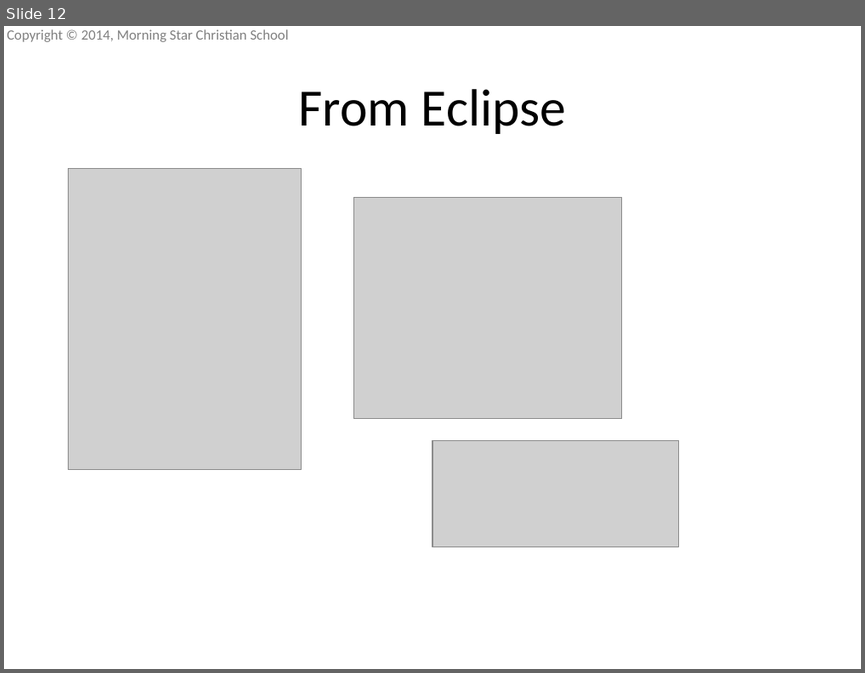
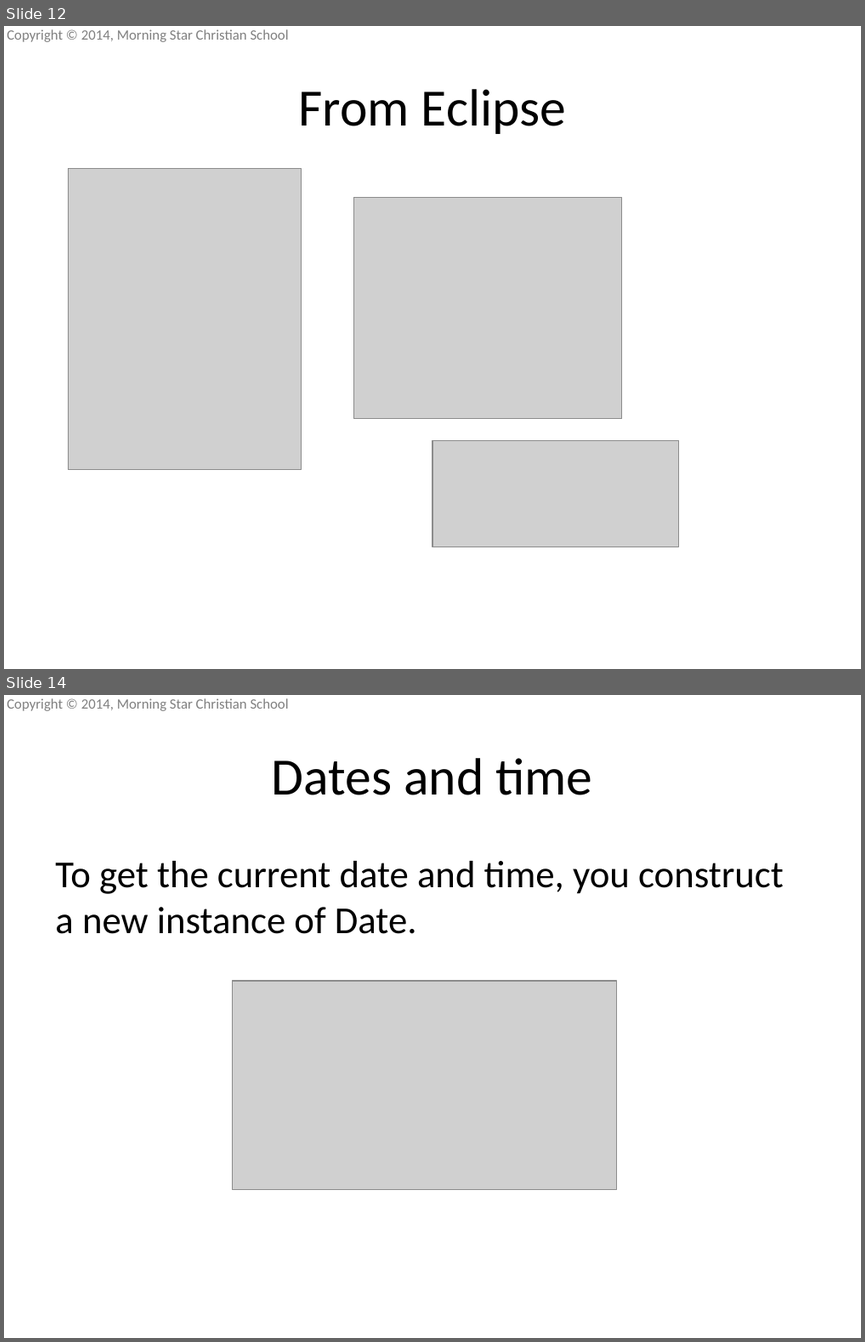
Before and after one commit to mscsbend/presentations, a slide deck: Lesson 5.pptx. Shown one above the other, each under a label of ours: slide 12 before the commit, slides 12 and 14 after it; the slides between them are not shown. The pictures are 865x673 and 865x1342 pixels, drawn with LibreOffice and Linux fonts; fonts in the diff are those of the drawing; grey boxes stand for pictures; background and template pictures are left out. Boxes give left, top, right and bottom in pixels: in the first picture for what was removed or moved away, otherwise in the second. Text is boxed around its words. In the diff, an @@ line names an element or a change of style, - is before the commit and + after.

Commit message:
Added Date and times and method overloading

```diff
--- a/Lesson 5.pptx
+++ b/Lesson 5.pptx
@@ slide 14 added at (4, 695, 861, 1338), background picture (left out); not listed: 1 template element that a slide beside it also shows @@
@@ title added at (272, 758, 592, 795), 44 pt, text #000000 @@
+Dates and time
@@ text added at (55, 861, 783, 934), 32 pt, text #000000 @@
+To get the current date and time, you construct a new instance of Date.
@@ picture added at (233, 981, 617, 1190) @@
```
Also in this commit, not shown: 1 slide changed, 6 other slides added.
